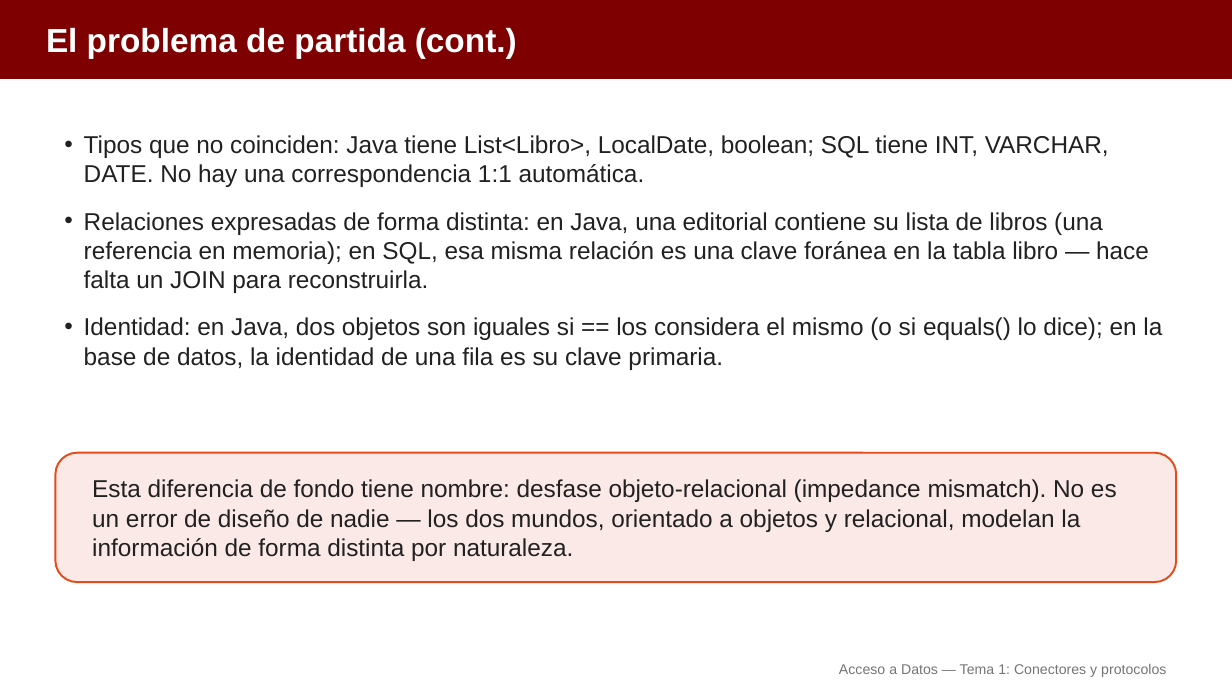
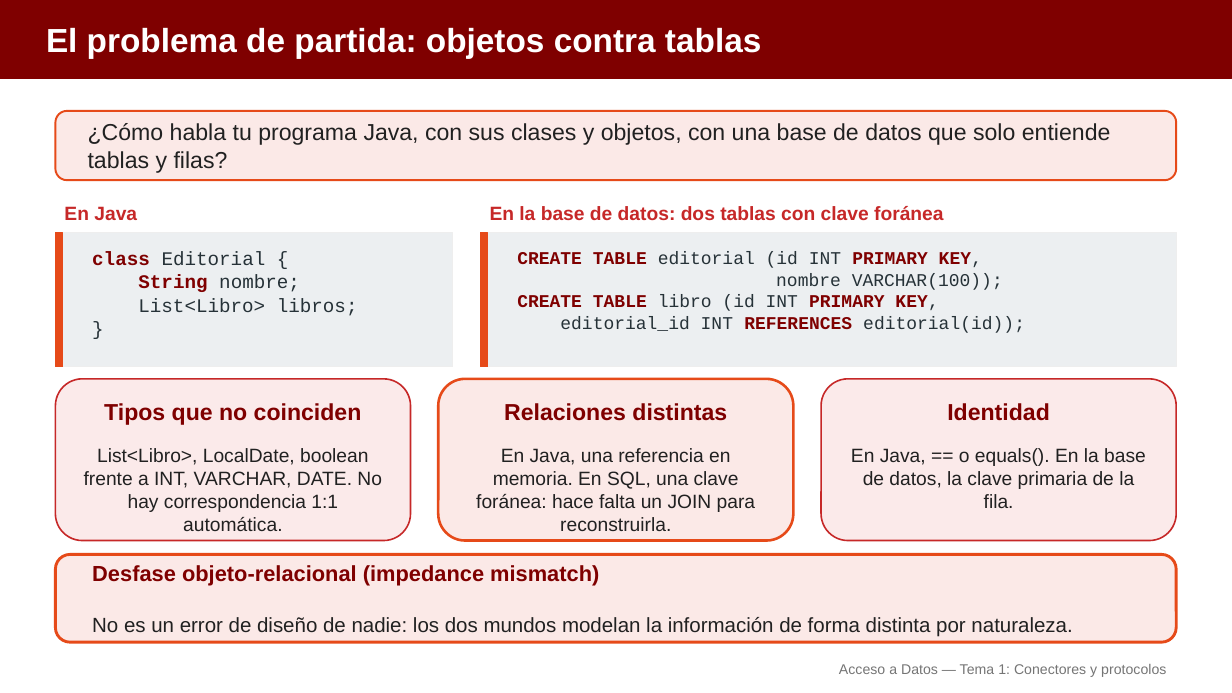
Before and after one commit to aitorventura/acceso-a-datos, a slide deck: slide 2 of docs/tema1/diapositivas/conectores-y-protocolos.pptx (slide 4 before the commit). Drawn at 1232x693 pixels with LibreOffice and Linux fonts; fonts in the diff are those of the drawing. Boxes give left, top, right and bottom in pixels: in the first picture for what was removed or moved away, otherwise in the second. Text is boxed around its words. In the diff, an @@ line names an element or a change of style, - is before the commit and + after.

```diff
--- a/docs/tema1/diapositivas/conectores-y-protocolos.pptx
+++ b/docs/tema1/diapositivas/conectores-y-protocolos.pptx
@@ text at [46,27,761,58]: text changed @@
-El problema de partida (cont.)
+El problema de partida: objetos contra tablas
@@ rounded rectangle added at [55,111,1177,180], fill #FBE9E7, outline #E64A19 1.5 pt @@
@@ text removed at [84,135,1162,370] @@
-• Tipos que no coinciden: Java tiene List<Libro>, LocalDate, boolean; SQL tiene INT, VARCHAR, DATE. No hay una correspondencia 1:1 automática.
-• Relaciones expresadas de forma distinta: en Java, una editorial contiene su lista de libros (una referencia en memoria); en SQL, esa misma relación es una clave foránea en la tabla libro — hace falta un JOIN para reconstruirla.
-• Identidad: en Java, dos objetos son iguales si == los considera el mismo (o si equals() lo dice); en la base de datos, la identidad de una fila es su clave primaria.
@@ text added at [88,123,1111,173], 18 pt, text #212121 @@
+¿Cómo habla tu programa Java, con sus clases y objetos, con una base de datos que solo entiende tablas y filas?
@@ text added at [64,206,137,220], 15 pt, text #C62828, bold @@
+En Java
@@ text added at [490,206,943,220], 15 pt, text #C62828, bold @@
+En la base de datos: dos tablas con clave foránea
@@ rectangle added at [55,233,453,367], fill #ECEFF1, outline #EEEEEE 1 pt @@
@@ rectangle added at [55,233,63,367], fill #E64A19, outline #E64A19 1 pt @@
@@ rectangle added at [481,233,1177,367], fill #ECEFF1, outline #EEEEEE 1 pt @@
@@ rectangle added at [481,233,488,367], fill #E64A19, outline #E64A19 1 pt @@
@@ text added at [92,252,358,316], 15 pt, text #263238 @@
+class Editorial {
+String nombre;
+List<Libro> libros;
+}
@@ text added at [517,252,1025,333], 14 pt, text #263238 @@
+CREATE TABLE editorial (id INT PRIMARY KEY,
+nombre VARCHAR(100));
+CREATE TABLE libro (id INT PRIMARY KEY,
+editorial_id INT REFERENCES editorial(id));
@@ rounded rectangle added at [55,379,410,541], fill #FBEAEA, outline #C62828 1.25 pt @@
@@ rounded rectangle added at [438,379,793,541], fill #FBE9E7, outline #E64A19 2 pt @@
@@ rounded rectangle added at [822,379,1177,541], fill #FBEAEA, outline #C62828 1.25 pt @@
@@ text added at [104,403,362,425], 18 pt, text #7F0000, bold @@
+Tipos que no coinciden
@@ text added at [504,403,727,421], 18 pt, text #7F0000, bold @@
+Relaciones distintas
@@ text added at [947,403,1050,421], 18 pt, text #7F0000, bold @@
+Identidad
@@ text added at [84,448,382,531], 15 pt, text #212121 @@
+List<Libro>, LocalDate, boolean frente a INT, VARCHAR, DATE. No hay correspondencia 1:1 automática.
@@ text added at [476,448,756,531], 15 pt, text #212121 @@
+En Java, una referencia en memoria. En SQL, una clave foránea: hace falta un JOIN para reconstruirla.
@@ text added at [851,448,1146,508], 15 pt, text #212121 @@
+En Java, == o equals(). En la base de datos, la clave primaria de la fila.
@@ rounded rectangle: place and size @@
-rounded rectangle at [55,453,1177,582]
+rounded rectangle at [55,555,1177,642]
@@ rounded rectangle at [55,555,1177,642]: outline #E64A19 1.5 pt to #E64A19 2.25 pt @@
@@ text at [92,565,1072,637]: text changed; size 19 to 16 pt @@
-Esta diferencia de fondo tiene nombre: desfase objeto-relacional (impedance mismatch). No es un error de diseño de nadie — los dos mundos, orientado a objetos y relacional, modelan la información de forma distinta por naturaleza.
+Desfase objeto-relacional (impedance mismatch)
+No es un error de diseño de nadie: los dos mundos modelan la información de forma distinta por naturaleza.
```
Also in this commit, not shown: 11 other slides changed, 1 slide added, 14 slides removed, 15 other files.
